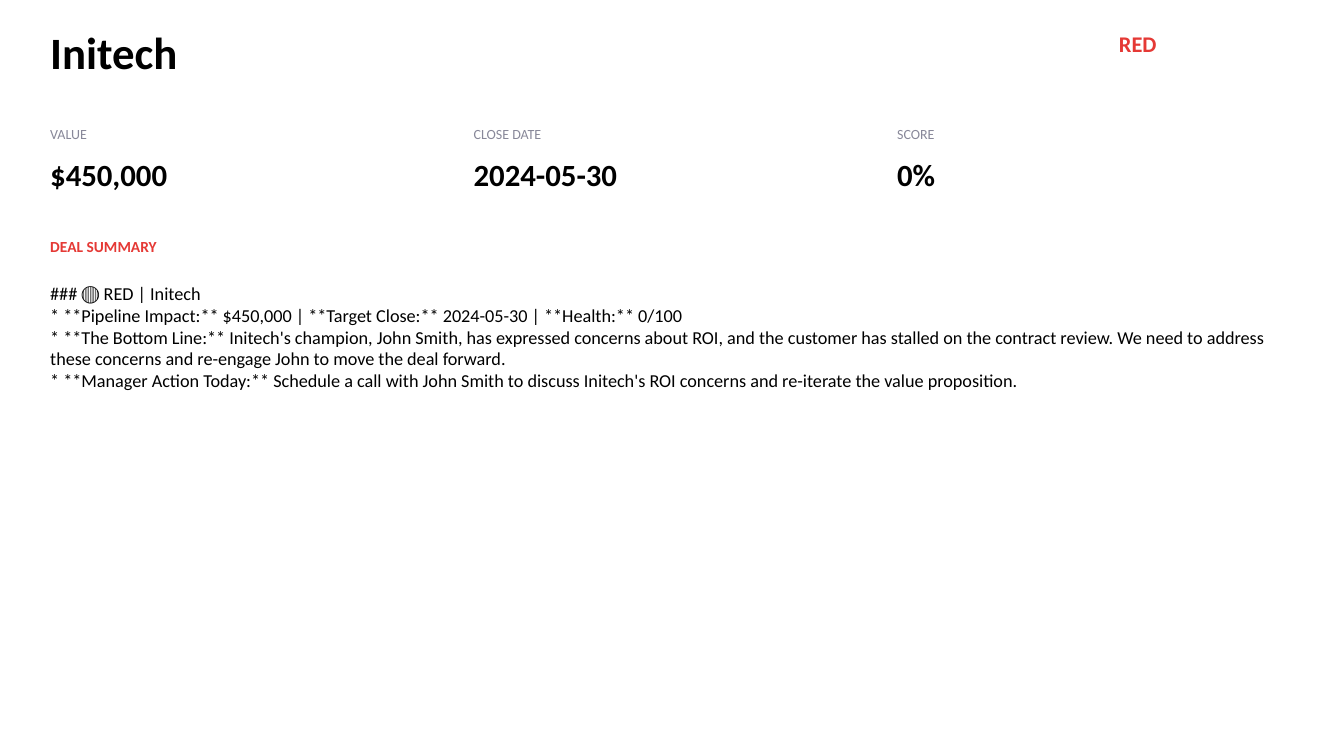
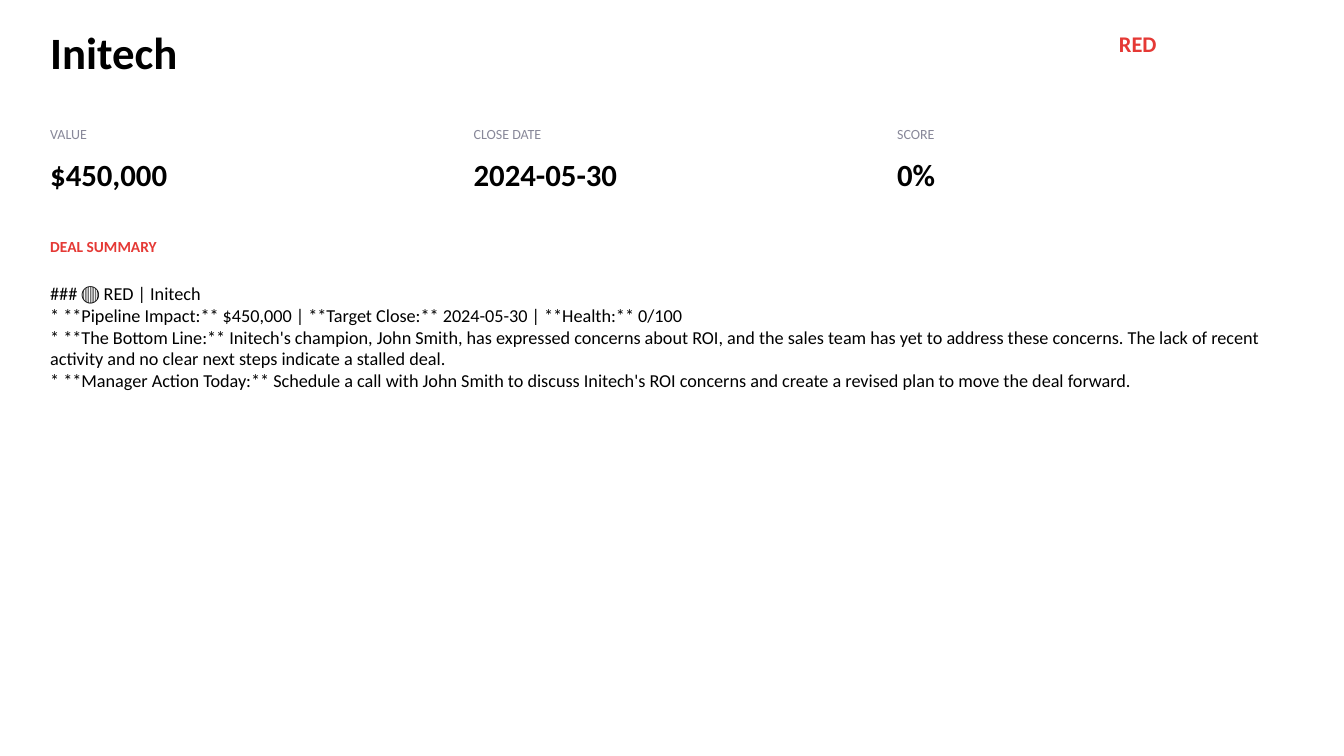
Before and after one commit to vineeta07/Piratesofcoralbean, a slide deck: slide 4 of backend/outputs/pipeline_deck.pptx (slide 2 before the commit). Drawn at 1344x756 pixels with LibreOffice and Linux fonts; fonts in the diff are those of the drawing. Boxes give left, top, right and bottom in pixels: in the first picture for what was removed or moved away, otherwise in the second. Text is boxed around its words. In the diff, an @@ line names an element or a change of style, - is before the commit and + after.

```diff
--- a/backend/outputs/pipeline_deck.pptx
+++ b/backend/outputs/pipeline_deck.pptx
@@ text at (50, 287, 1258, 390): text changed @@
-### 🔴 RED | Initech
-* **Pipeline Impact:** $450,000 | **Target Close:** 2024-05-30 | **Health:** 0/100
-* **The Bottom Line:** Initech's champion, John Smith, has expressed concerns about ROI, and the customer has stalled on the contract review. We need to address these concerns and re-engage John to move the deal forward.
-* **Manager Action Today:** Schedule a call with John Smith to discuss Initech's ROI concerns and re-iterate the value proposition.
+### 🔴 RED | Initech
+* **Pipeline Impact:** $450,000 | **Target Close:** 2024-05-30 | **Health:** 0/100
+* **The Bottom Line:** Initech's champion, John Smith, has expressed concerns about ROI, and the sales team has yet to address these concerns. The lack of recent activity and no clear next steps indicate a stalled deal.
+* **Manager Action Today:** Schedule a call with John Smith to discuss Initech's ROI concerns and create a revised plan to move the deal forward.
```
Also in this commit, not shown: 10 other slides changed, 4 other files.
